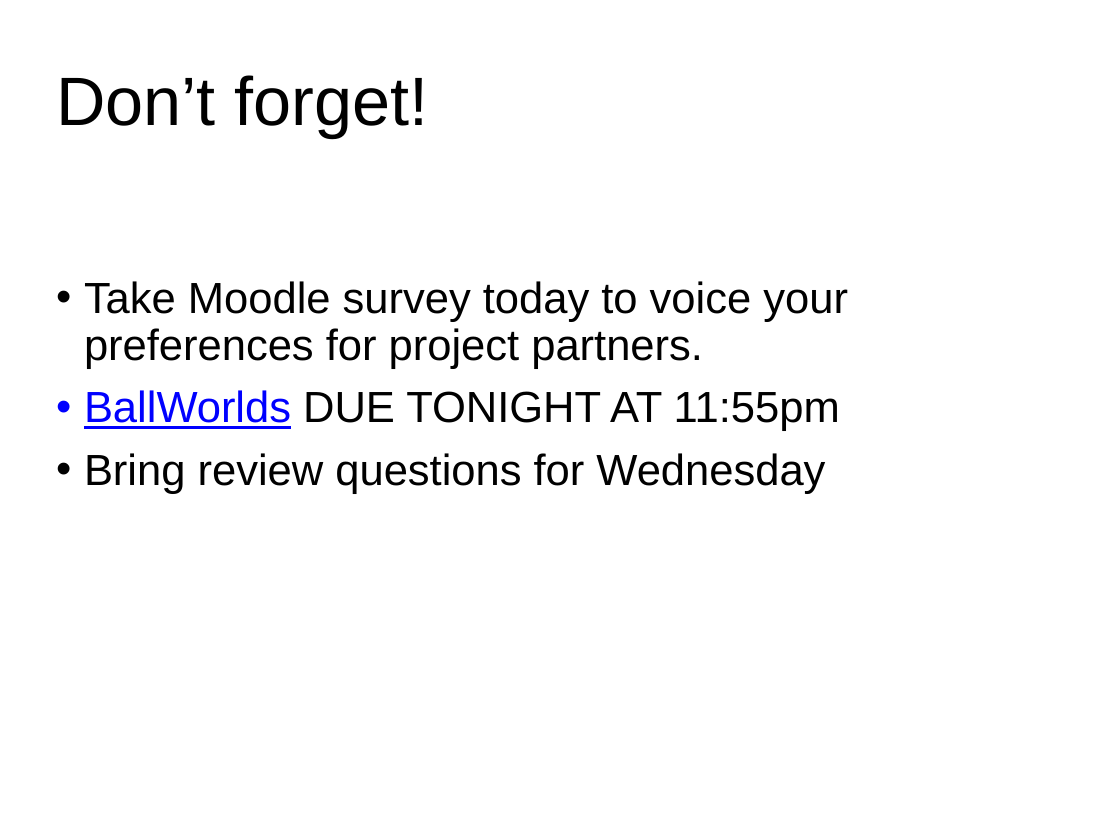
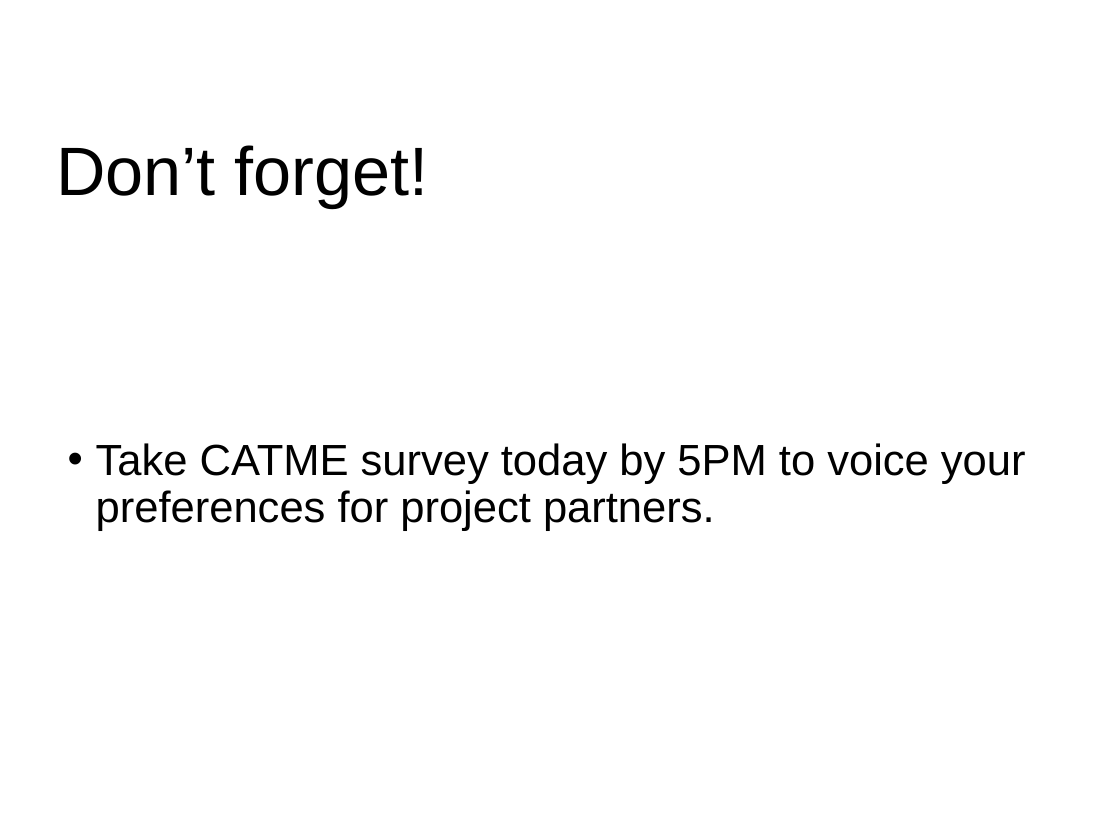
Before and after one commit to RHIT-CSSE/csse220, a slide deck: slide 21 of ClassMaterials/OOAndExceptions/Slides/OODFilesExceptions.pptx. Drawn at 1120x840 pixels with LibreOffice and Linux fonts; fonts in the diff are those of the drawing. Boxes give left, top, right and bottom in pixels: in the first picture for what was removed or moved away, otherwise in the second. Text is boxed around its words. In the diff, an @@ line names an element or a change of style, - is before the commit and + after.

```diff
--- a/ClassMaterials/OOAndExceptions/Slides/OODFilesExceptions.pptx
+++ b/ClassMaterials/OOAndExceptions/Slides/OODFilesExceptions.pptx
@@ title "Don’t forget!": place and size @@
-title "Don’t forget!" at bbox=[56, 75, 429, 138]
+title "Don’t forget!" at bbox=[56, 145, 429, 208]
@@ subtitle at bbox=[96, 443, 1026, 531]: text changed @@
-• Take Moodle survey today to voice your preferences for project partners.
-• BallWorlds DUE TONIGHT AT 11:55pm
-• Bring review questions for Wednesday
+• Take CATME survey today by 5PM to voice your preferences for project partners.
```
Also in this commit, not shown: 3 other slides changed, 4 other files.
